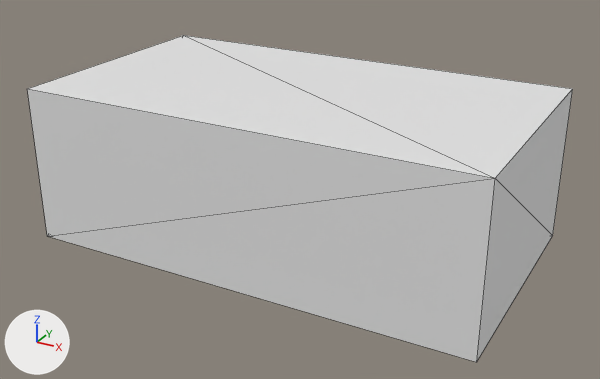
The glTF model Model3d/glb/C04-00128D.glb: old version first, new version second.
Both versions are drawn from a camera (50 mm lens) standing at (0.0038, -0.00348, 0.00247) and looking at (0.0015, 0.00071, 0.00038). Lighting does not change. The marker at lower left points along +X, +Y and +Z. The picture after the commit comes second. Mesh edges are drawn as thin lines. Where no turn or scale is listed for an object, it has been applied to the vertices. Vertices at exactly the same position are counted once.

In view in the first picture: 'OpenSCAD Model'.
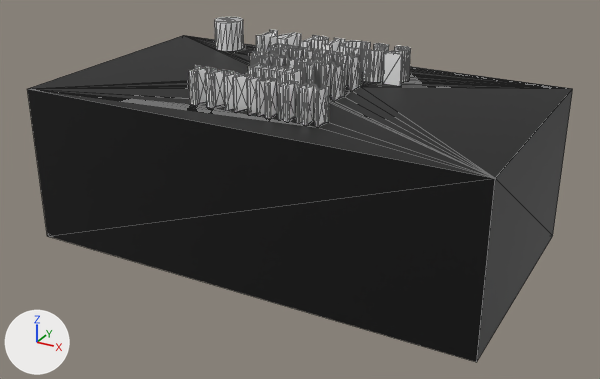
Patch to the scene script:
```diff
--- a/Model3d/glb/C04-00128D.glb.py
+++ b/Model3d/glb/C04-00128D.glb.py
@@ mat_color_1 @@
+mat_color_1 = principled_material('Color 1')
+mat_color_1.base_color = (0.0, 0.0, 0.0)  # black #000000
@@ mat_color_2 @@
+mat_color_2 = principled_material('Color 2')
+mat_color_2.base_color = (1.0, 1.0, 1.0)  # white #ffffff
@@ me_openscad_model @@
 # used by ob_openscad_model
-me_openscad_model.from_pydata(...)  # 8 vertices, 12 faces; spans x 0.0..0.0029, y 0.0..0.0016, z 0.0..0.001
+me_openscad_model.from_pydata(...)  # 1505 vertices, 3006 faces; spans x 0.0..0.0029, y 0.0..0.0016, z 0.0..0.0012
+# me_openscad_model part 1: 1497 vertices added at x 0.00041..0.00196, y 0.00023..0.00155, z 0.001..0.0012
+# me_openscad_model part 2: 10 faces spanning x 0.0..0.0029, y 0.0..0.0016, z 0.0..0.001 switch from no material to mat_color_1 (black #000000)
+me_openscad_model.materials.append(mat_color_2)  # white #ffffff
```

Boxes (x1, y1, x2, y2) around the edits, measured in the pictures (600 x 379 px):
'OpenSCAD Model', reshaped
    before: (27, 35, 573, 362)
    after: (27, 17, 573, 362)
part 1 of me_openscad_model, added
    after: (28, 17, 572, 178)
part 2 of me_openscad_model, recoloured (white to black)
    both: (27, 89, 573, 362)
